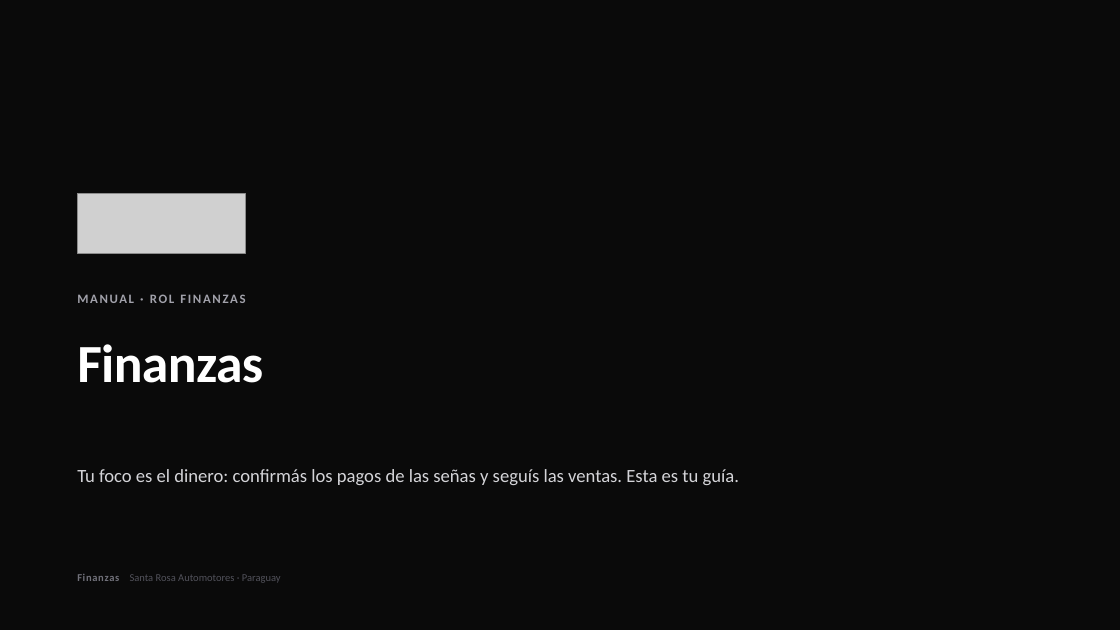
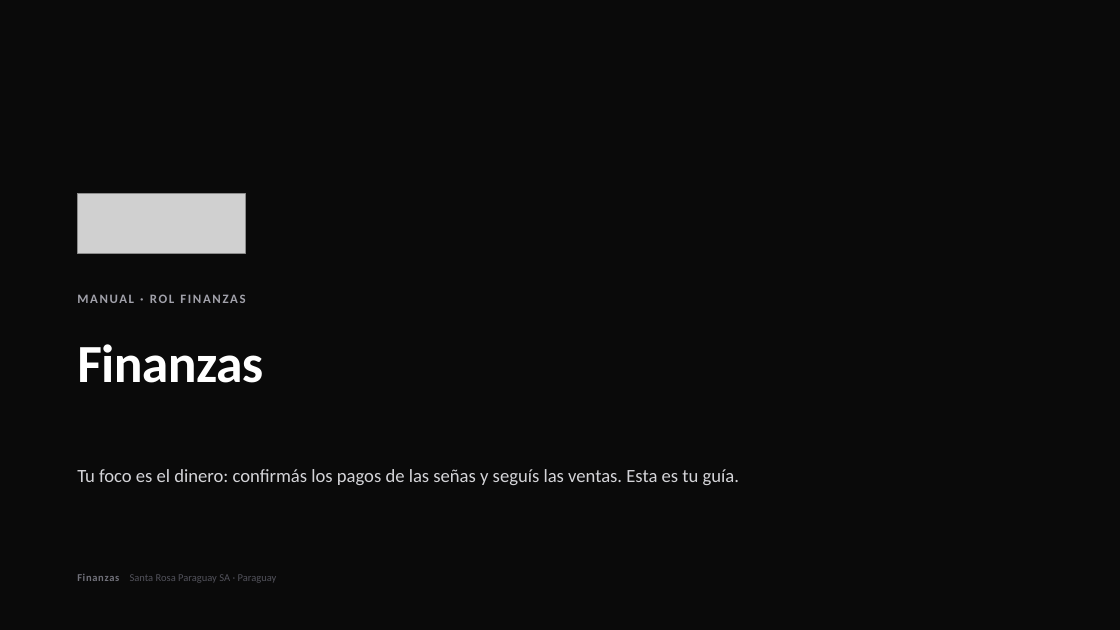
Before and after one commit to croman-coder/RenewSubastas, a slide deck: slide 1 of docs/onboarding/pptx/04-finanzas.pptx. Drawn at 1120x630 pixels with LibreOffice and Linux fonts; fonts in the diff are those of the drawing; grey boxes stand for pictures. Boxes give left, top, right and bottom in pixels: in the first picture for what was removed or moved away, otherwise in the second. Text is boxed around its words. In the diff, an @@ line names an element or a change of style, - is before the commit and + after.

```diff
--- a/docs/onboarding/pptx/04-finanzas.pptx
+++ b/docs/onboarding/pptx/04-finanzas.pptx
@@ text at (x1=77, y1=574, x2=277, y2=583): text changed @@
-Finanzas Santa Rosa Automotores · Paraguay
+Finanzas Santa Rosa Paraguay SA · Paraguay
```
Also in this commit, not shown: 1 other slide changed, 22 other files.
